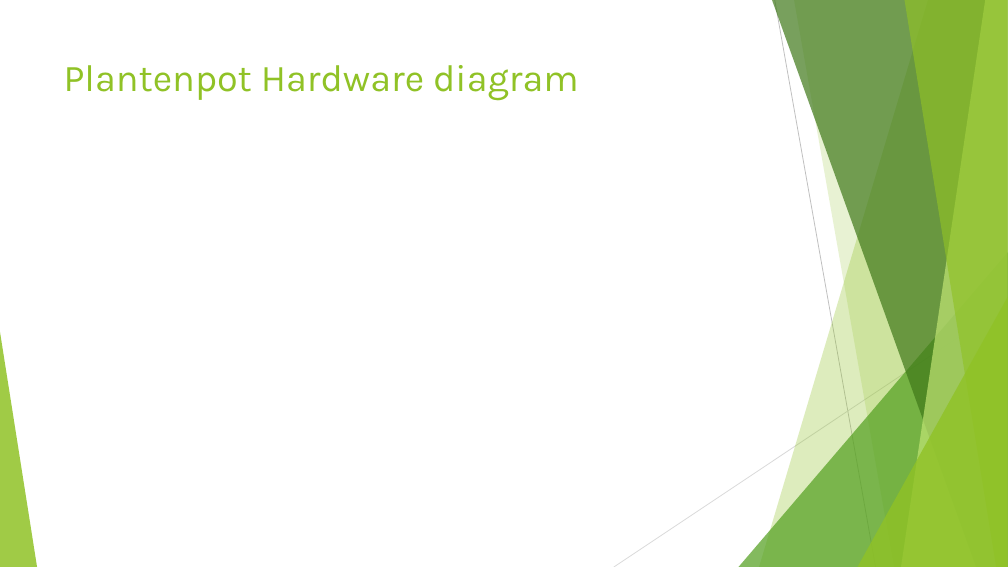
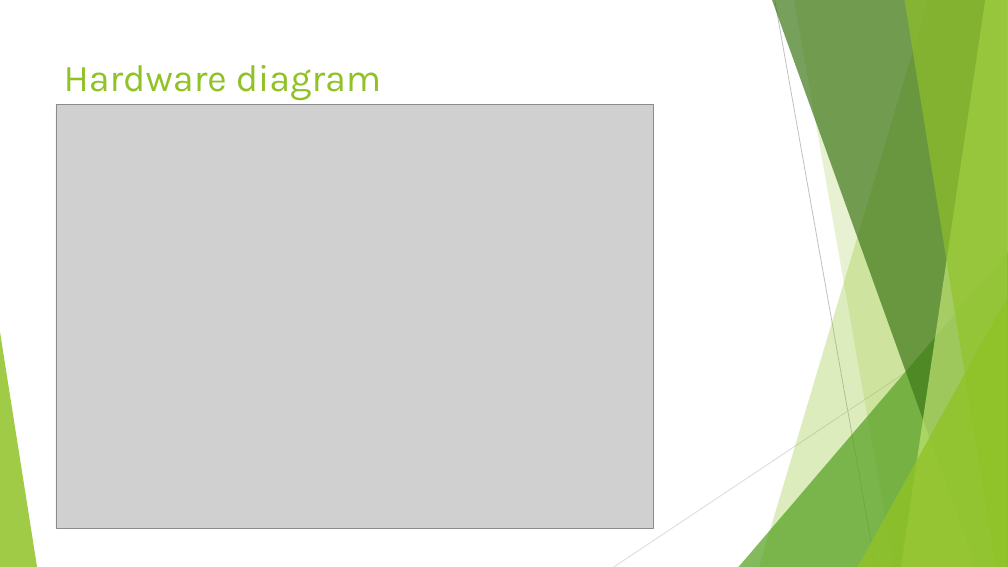
Before and after one commit to AP-IT-GH/iot18-lf2, a slide deck: slide 5 of doc/Lab Farm presentatie.pptx. Drawn at 1008x567 pixels with LibreOffice and Linux fonts; fonts in the diff are those of the drawing; grey boxes stand for pictures. Boxes give left, top, right and bottom in pixels: in the first picture for what was removed or moved away, otherwise in the second. Text is boxed around its words. In the diff, an @@ line names an element or a change of style, - is before the commit and + after.

```diff
--- a/doc/Lab Farm presentatie.pptx
+++ b/doc/Lab Farm presentatie.pptx
@@ title at (64,65,382,101): text changed @@
-Plantenpot Hardware diagram
+Hardware diagram
@@ picture added at (56,105,653,529) @@
```
Also in this commit, not shown: 3 other slides changed, 1 slide added, 2 slides removed, 1 other file.
